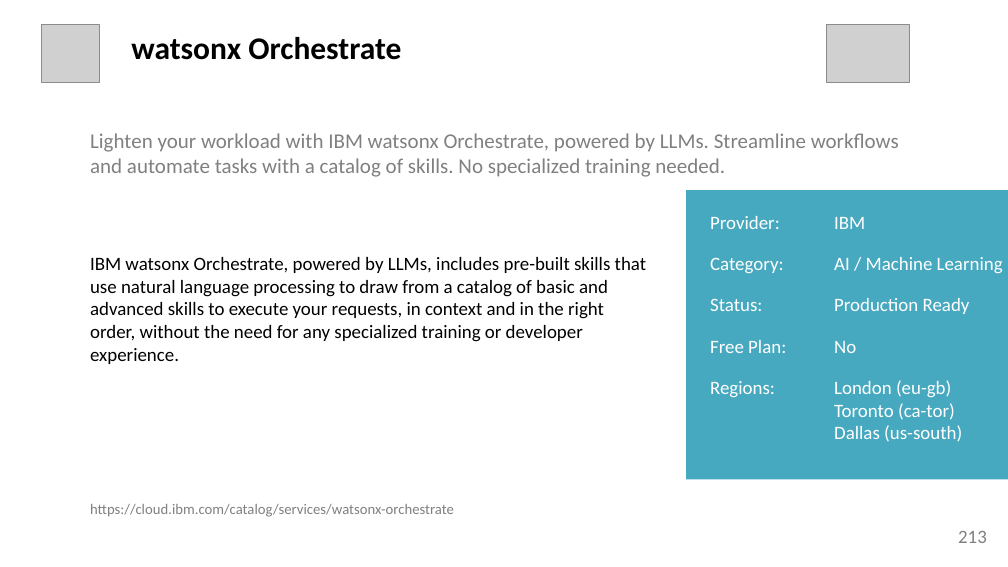
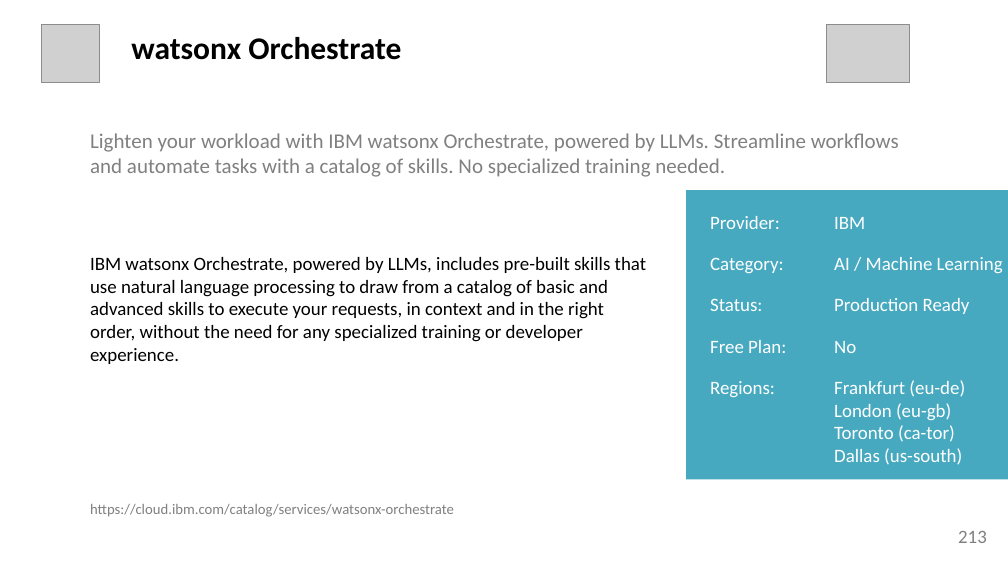
Before and after one commit to l2fprod/mycatalog, a slide deck: slide 213 of docs/generated/mycatalog.pptx. Drawn at 1008x567 pixels with LibreOffice and Linux fonts; fonts in the diff are those of the drawing; grey boxes stand for pictures. Boxes give left, top, right and bottom in pixels: in the first picture for what was removed or moved away, otherwise in the second. Text is boxed around its words. In the diff, an @@ line names an element or a change of style, - is before the commit and + after.

```diff
--- a/docs/generated/mycatalog.pptx
+++ b/docs/generated/mycatalog.pptx
@@ text at [834,380,965,465]: text changed @@
-London (eu-gb) Toronto (ca-tor) Dallas (us-south)
+Frankfurt (eu-de) London (eu-gb) Toronto (ca-tor) Dallas (us-south)
```
Also in this commit, not shown: 8 other files.
